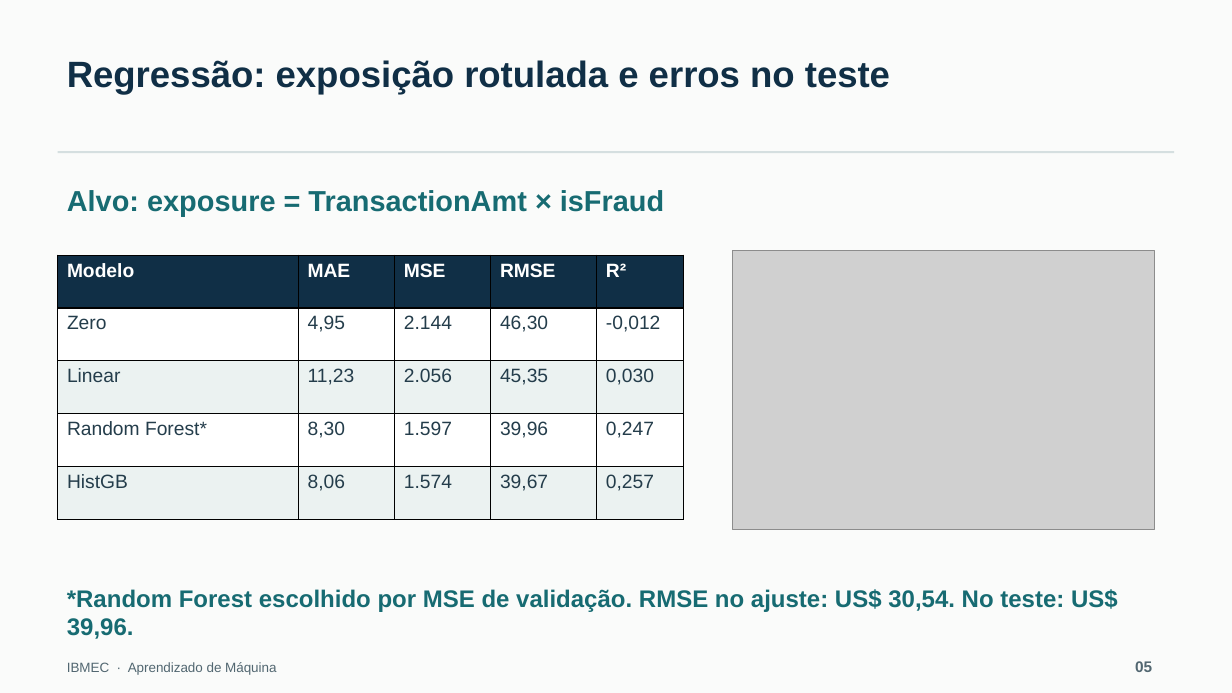
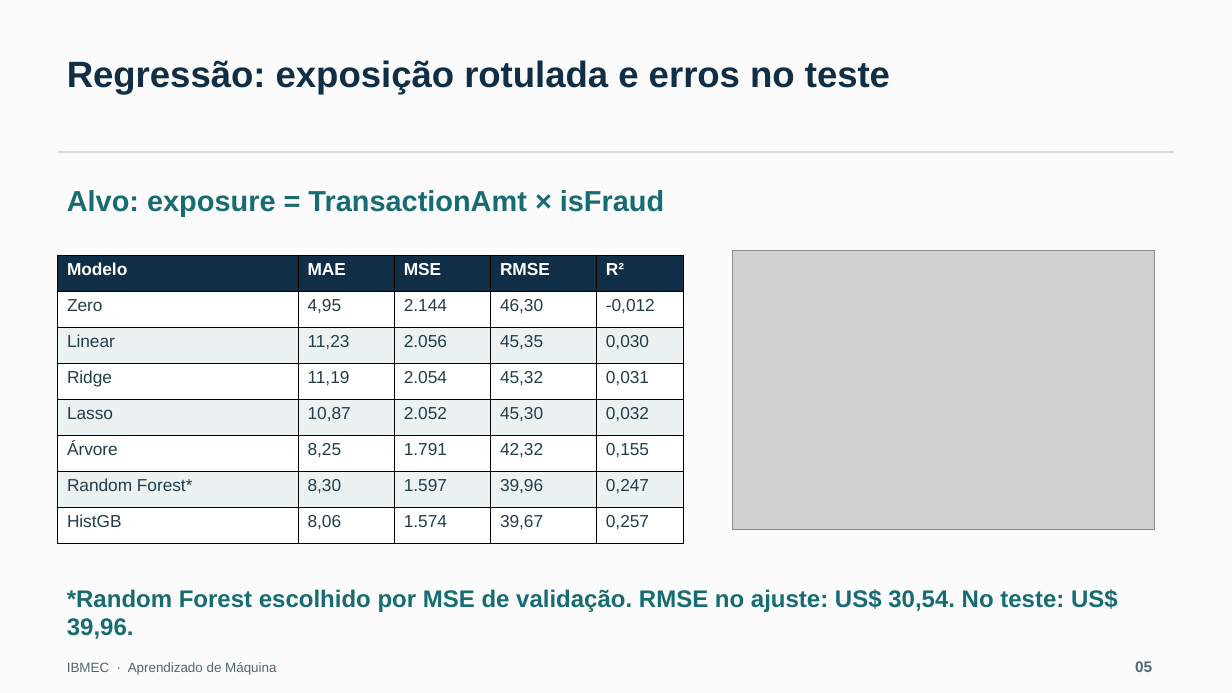
Before and after one commit to joao-castroo/deteccao-fraudes-ml-ibmec, a slide deck: slide 5 of deliverables/apresentacao_Fraude.pptx. Drawn at 1232x693 pixels with LibreOffice and Linux fonts; fonts in the diff are those of the drawing; grey boxes stand for pictures. Boxes give left, top, right and bottom in pixels: in the first picture for what was removed or moved away, otherwise in the second. Text is boxed around its words. In the diff, an @@ line names an element or a change of style, - is before the commit and + after.

```diff
--- a/deliverables/apresentacao_Fraude.pptx
+++ b/deliverables/apresentacao_Fraude.pptx
@@ table at (57,255,683,543) @@
+row 4: Ridge | 11,19 | 2.054 | 45,32 | 0,031
+row 5: Lasso | 10,87 | 2.052 | 45,30 | 0,032
+row 6: Árvore | 8,25 | 1.791 | 42,32 | 0,155
```
Also in this commit, not shown: 4 other slides changed, 22 other files.
